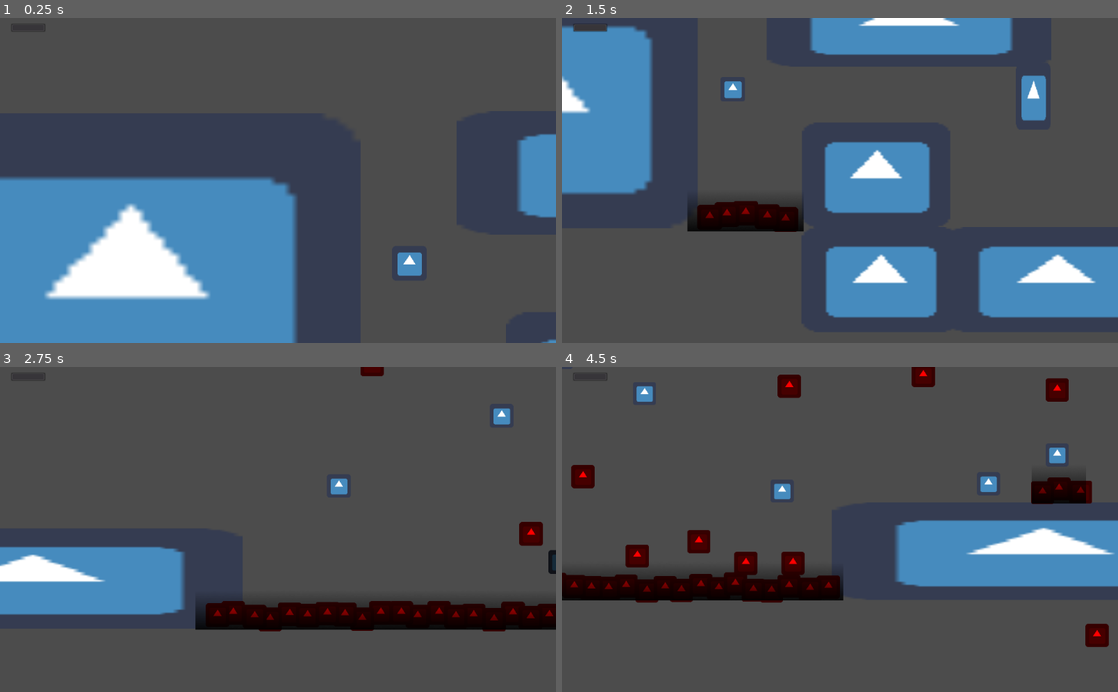
Above: before the commit, frames 1-4 (two rows, left to right).
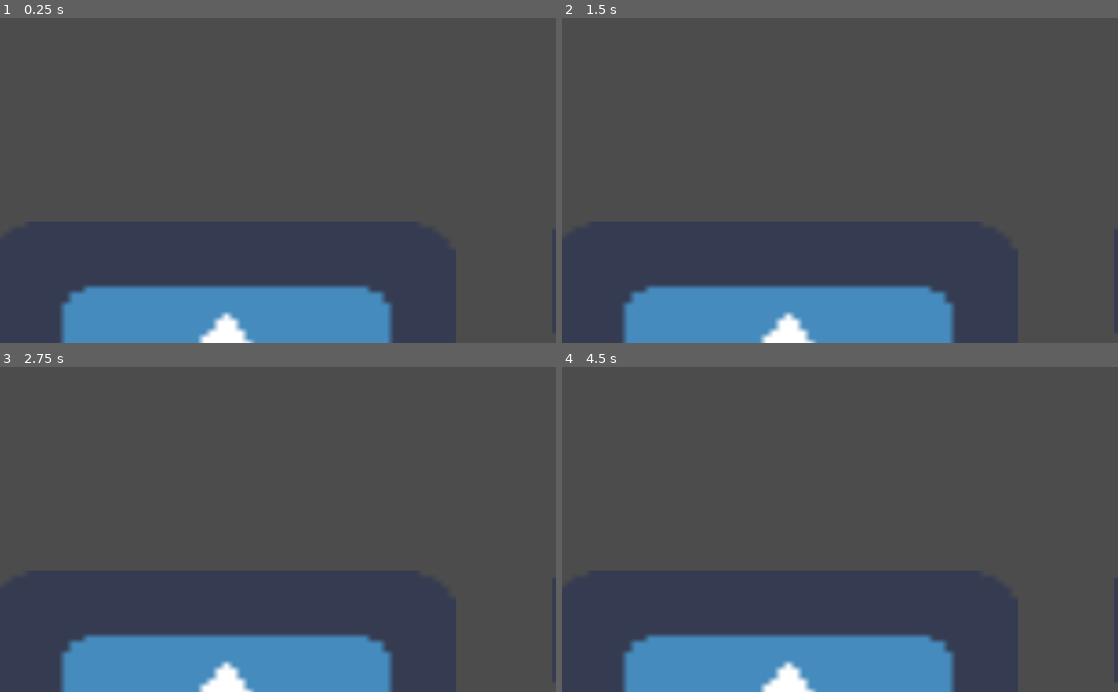
Above: after the commit, the same moments.

Repository: uspgamedev/welcome-to-your-mind
Game: Godot game, scene res://Stages/Depression/Sections/TriggerGoodChallenges/AdvancedJump.tscn
Two runs of this game, one before a commit and one after it. Both use one fixed random seed, a clock stepped at 60 frames per second and the inputs below. This scene is started directly instead of the project's main scene. The engine's default icon, where the game draws it, is replaced by a stand-in: a white triangle on a blue panel in a dark square.
Inputs:
- Up to frame 1 (0.25 s): no input
- Up to frame 2 (1.5 s): hold Right (ui_right) from 0.53 s (still down); tap Up (ui_up) at 0.77 s
- Up to frame 3 (2.75 s): tap Up (ui_up) at 1.52 s; release Right (ui_right) at 2.03 s; hold Left (ui_left) from 2.03 s (still down)
- Up to frame 4 (4.5 s): release Left (ui_left) at 2.78 s; hold Right (ui_right) 2.78-4.28 s; tap Up (ui_up) at 3.02, 3.77 s; hold Left (ui_left) from 4.28 s (still down)

The runs differ from the first frame. In frame 1, 27% of the frame differs, in the area x 0-100%, y 1-100%; in frame 2, 36%, in the area x 0-100%, y 0-100%; in frame 3, 24%; in frame 4, 27%.

Commit message:
Player is not supposed to be present in Stages scenes

Diff:
--- a/Stages/Depression/Sections/TriggerGoodChallenges/AdvancedJump.tscn
+++ b/Stages/Depression/Sections/TriggerGoodChallenges/AdvancedJump.tscn
@@ -1,11 +1,10 @@
-[gd_scene load_steps=19 format=2]
+[gd_scene load_steps=18 format=2]
 
 [ext_resource path="res://icon.png" type="Texture" id=1]
 [ext_resource path="res://Stages/Depression/Enemies/Trigger/TriggerBad.tscn" type="PackedScene" id=2]
 [ext_resource path="res://Stages/Depression/Enemies/DeathPit/DeathPit.tscn" type="PackedScene" id=3]
 [ext_resource path="res://Stages/Depression/TriggerSpawn.tscn" type="PackedScene" id=4]
 [ext_resource path="res://CameraAdjust.tscn" type="PackedScene" id=5]
-[ext_resource path="res://Player/Player.tscn" type="PackedScene" id=6]
 
 [sub_resource type="RectangleShape2D" id=1]
 
@@ -157,7 +156,7 @@
 custom_solver_bias = 0.0
 extents = Vector2( 300, 20 )
 
-[node name="AdvancedJump" type="Node2D"]
+[node name="AdvancedJump" type="Node2D" index="0"]
 
 __meta__ = {
 "_edit_horizontal_guides_": [ 600.0, 740.0, 370.0 ],
@@ -167,6 +166,8 @@
 
 [node name="Scenery" type="Node2D" parent="." index="0"]
 
+editor/display_folded = true
+
 [node name="StaticBody2D" type="StaticBody2D" parent="Scenery" index="0"]
 
 editor/display_folded = true
@@ -392,6 +393,8 @@
 
 [node name="Enemies" type="Node2D" parent="." index="1"]
 
+editor/display_folded = true
+
 [node name="TriggerBad" parent="Enemies" index="0" instance=ExtResource( 2 )]
 
 editor/display_folded = true
@@ -504,7 +507,7 @@
 [node name="DeathPit3" parent="Enemies" index="15" instance=ExtResource( 3 )]
 
 position = Vector2( 3742.99, 2471.92 )
-_sections_unfolded = [ "Transform" ]
+_sections_unfolded = [ "Transform", "Z Index" ]
 width = 1200
 
 [node name="DeathPit4" parent="Enemies" index="16" instance=ExtResource( 3 )]
@@ -514,6 +517,8 @@
 width = 150
 
 [node name="Spawn" type="Node2D" parent="." index="2"]
+
+editor/display_folded = true
 
 [node name="Spawn" parent="Spawn" index="0" instance=ExtResource( 4 )]
 
@@ -633,6 +638,7 @@
 
 [node name="CameraAjudst5" parent="." index="7" instance=ExtResource( 5 )]
 
+editor/display_folded = true
 position = Vector2( 3660, 2080 )
 left_limit = 200
 left_time = 1.0
@@ -651,37 +657,6 @@
 shape = SubResource( 12 )
 _sections_unfolded = [ "Transform" ]
 
-[node name="Player" parent="." index="8" instance=ExtResource( 6 )]
-
-position = Vector2( 3810, 1360 )
-ReloadScene = "res://Stages/Depression/Sections/TriggerGoodChallenges/AdvancedJump.tscn"
-
-[node name="Camera2D" type="Camera2D" parent="Player" index="7"]
-
-anchor_mode = 1
-rotating = false
-current = true
-zoom = Vector2( 1, 1 )
-limit_left = 500
-limit_top = 0
-limit_right = 1200
-limit_bottom = 800
-limit_smoothed = false
-drag_margin_h_enabled = true
-drag_margin_v_enabled = true
-smoothing_enabled = false
-smoothing_speed = 5.0
-offset_v = 0.0
-offset_h = 0.0
-drag_margin_left = 0.2
-drag_margin_top = 0.2
-drag_margin_right = 0.2
-drag_margin_bottom = 0.2
-editor_draw_screen = true
-editor_draw_limits = false
-editor_draw_drag_margin = false
-_sections_unfolded = [ "Limit" ]
-
 
 [editable path="Enemies/TriggerBad"]
 [editable path="Enemies/TriggerBad2"]
